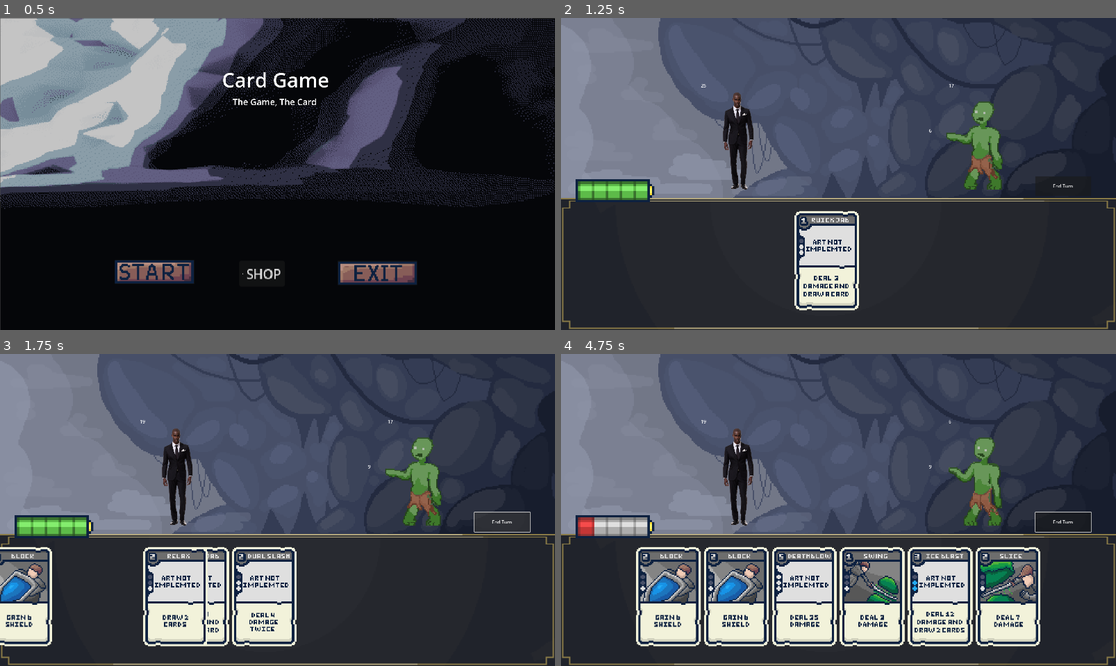
Above: before the commit, frames 1-4 (two rows, left to right).
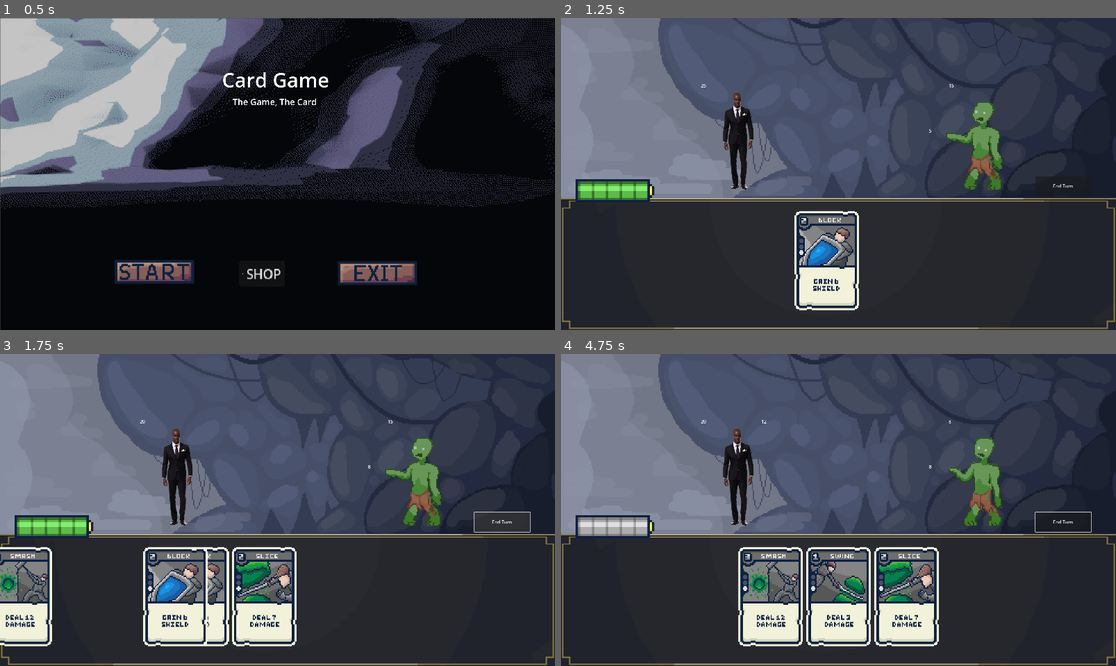
Above: after the commit, the same moments.

Repository: Fredeblok0912/Card_game
Game: Godot game, scene res://menu.tscn
Same seed, same stepped clock (60 frames per second), same inputs: the game is played once before the commit and once after it.
Inputs (mouse positions are in pixels of both pictures, inside the frame that each line leads up to):
- Up to frame 1 (0.5 s): no input
- Up to frame 2 (1.25 s): click (716, 270) at 0.5 s
- Up to frame 3 (1.75 s): click "End Turn" at 1.25 s
- Up to frame 4 (4.75 s): move the mouse to (727, 597) at 2.02 s; hold Up (ui_up) 2.03-2.78 s; click (727, 597) at 2.17 s; move the mouse to (705, 597) at 2.77 s; hold Down (ui_down) 2.78-3.53 s; click (705, 597) at 2.92 s; move the mouse to (738, 597) at 3.52 s; hold Up (ui_up) from 3.53 s (still down); click (738, 597) at 3.67 s; move the mouse to (705, 597) at 4.27 s; click (705, 597) at 4.42 s

Frame 1 is identical in both runs. In frame 2, 1.5% of the frame differs, in the area x 42-71%, y 21-90%; in frame 3, 4.0%; in frame 4, 16%, in the area x 3-87%, y 21-94%.

Commit message:
doin shit

Diff:
--- a/Cardlist.gd
+++ b/Cardlist.gd
@@ -60,7 +60,7 @@
 
 # Etablering af main Deck Arrays
 var decklist = [1,2,2,3,4,4]       		# Det permanente deck som bliver kopieret til hvert combat, er den som man skal add kort til når man køber
-var current_decklist = [1,2,2,3,4,4,5,6,7,8,10,11,12,13,16,17,18,19,21]	# Kort som er i spillerens deck under combat, burde være tom og kopiere inholdet af decklist, men for testing rn er den fyldt
+var current_decklist = []	# Kort som er i spillerens deck under combat, burde være tom og kopiere inholdet af decklist, men for testing rn er den fyldt
 var hand_cards = []						# Kort som er i spillerens hånd
 #Discard should be empty, this is for testing purposes
 var discard_pile = []
--- a/Enemycode.gd
+++ b/Enemycode.gd
@@ -1,6 +1,6 @@
 extends Character
 
-var difficulty_mod = 1.1
+var difficulty_mod = 1
 var loaded_enemy = 0
 
 var enemy_health = 1
--- a/Gamecode.gd
+++ b/Gamecode.gd
@@ -6,6 +6,9 @@
 	pass
 
 func gamestart():
+	Cardlist.current_decklist = Cardlist.decklist
+	Cardlist.hand_cards = []
+	_update_hand_positions()
 	Cardlist.current_decklist.shuffle()
 	draw_cards(3)
 	current_energy = 5
@@ -25,6 +28,7 @@
 		else:
 			Cardlist.current_decklist = Cardlist.discard_pile
 			Cardlist.discard_pile = []
+			Cardlist.current_decklist.shuffle()
 			var card_id = Cardlist.current_decklist.pop_front()
 			Cardlist.hand_cards.append(card_id)
 			await get_tree().create_timer(0.3).timeout
--- a/enemy_intent_damage_text.gd
+++ /dev/null
@@ -1,11 +0,0 @@
-extends "res://enemy_attack_text.gd"
-
-
-# Called when the node enters the scene tree for the first time.
-func _ready() -> void:
-	pass # Replace with function body.
-
-
-# Called every frame. 'delta' is the elapsed time since the previous frame.
-func _process(delta: float) -> void:
-	pass
--- a/shop.gd
+++ b/shop.gd
@@ -89,3 +89,6 @@
 
 func _on_button_pressed() -> void:
 	get_tree().change_scene_to_file("res://game.tscn")
+	Enemycode.Scale_difficulty()
+	Enemycode.load_enemy()
+	Gamecode.gamestart()
Not shown, removed: enemy_intent_damage_text.gd.uid
Not shown, added: shop.tscn738600168.tmp
